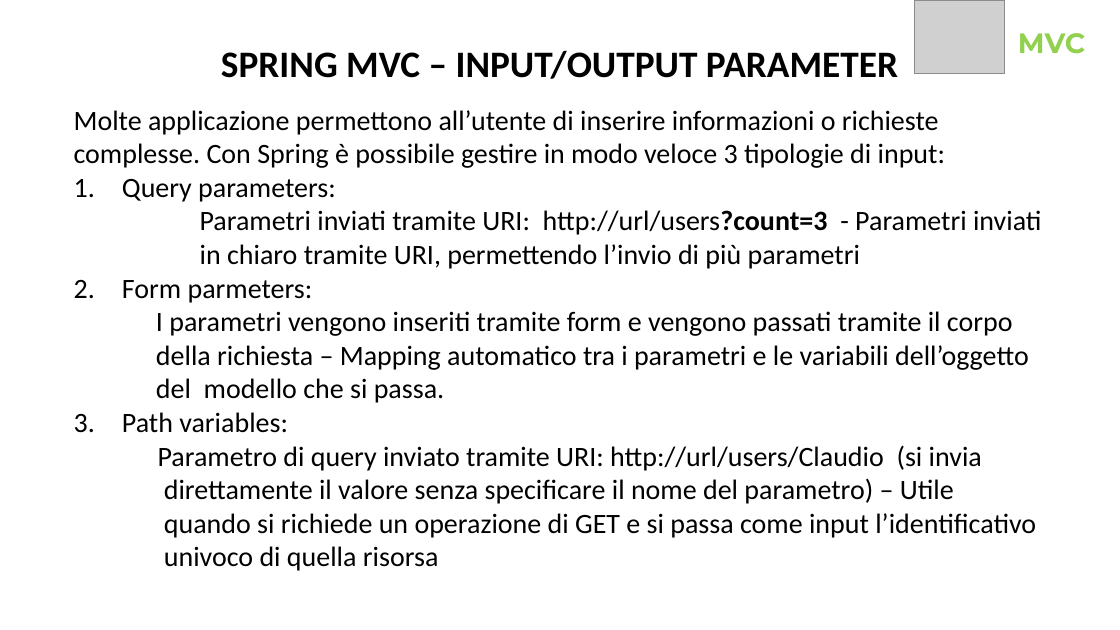
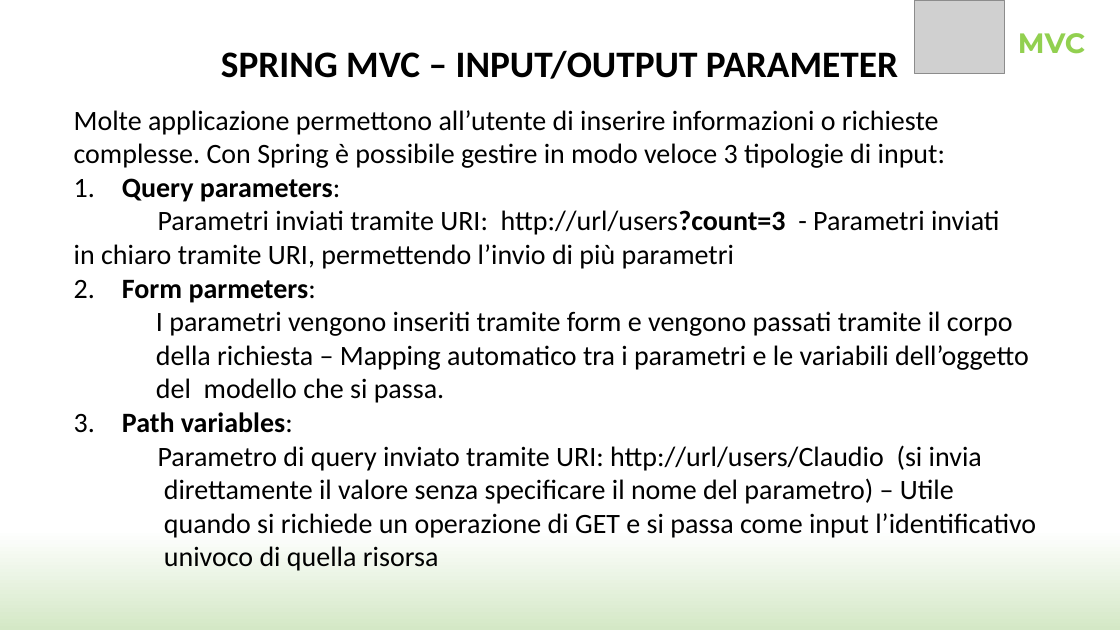
Before and after one commit to SimoneCas/java, a slide deck: slide 31 of SpringSample/Spring.pptx. Drawn at 1120x630 pixels with LibreOffice and Linux fonts; fonts in the diff are those of the drawing; grey boxes stand for pictures; background and template pictures are left out. Boxes give left, top, right and bottom in pixels: in the first picture for what was removed or moved away, otherwise in the second. Text is boxed around its words. In the diff, an @@ line names an element or a change of style, - is before the commit and + after.

```diff
--- a/SpringSample/Spring.pptx
+++ b/SpringSample/Spring.pptx
@@ background #FFFFFF to gradient #FFFFFF to #D4E8C6 @@
@@ text at bbox=[74, 178, 999, 433]: bold on in "Query parameters:", "Form parmeters:", "Path variables:"; indent changed @@
```
Also in this commit, not shown: 24 other slides changed, 33 slides added, 11 slides removed.
